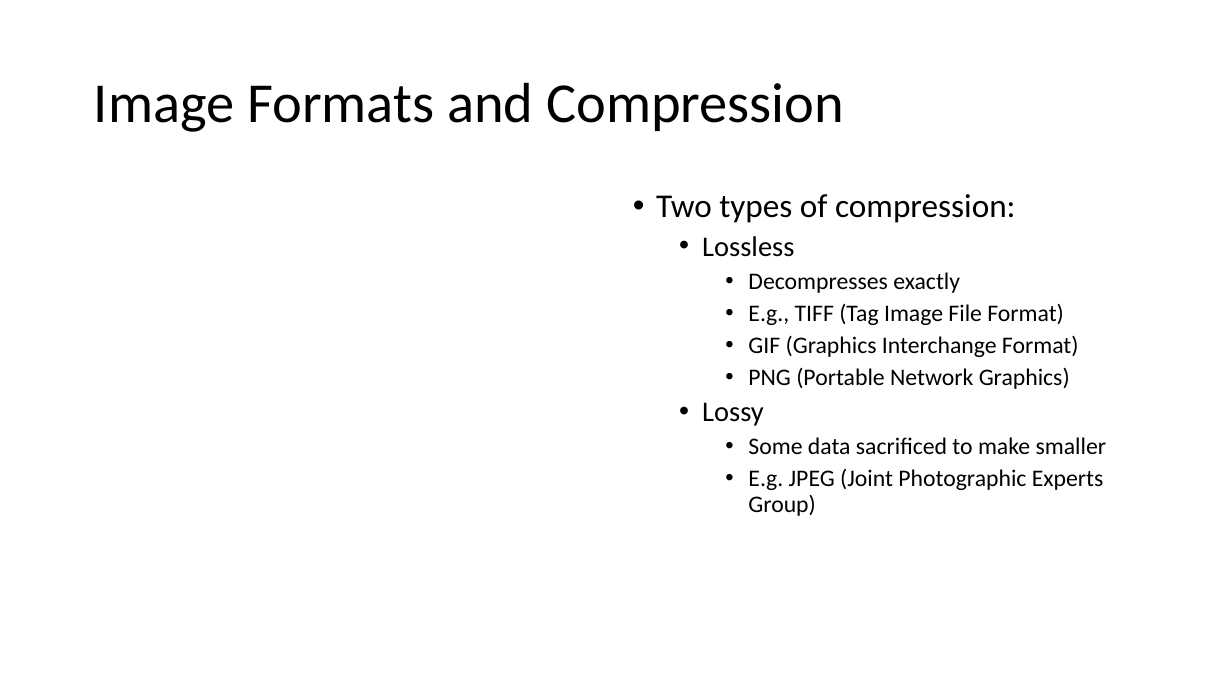
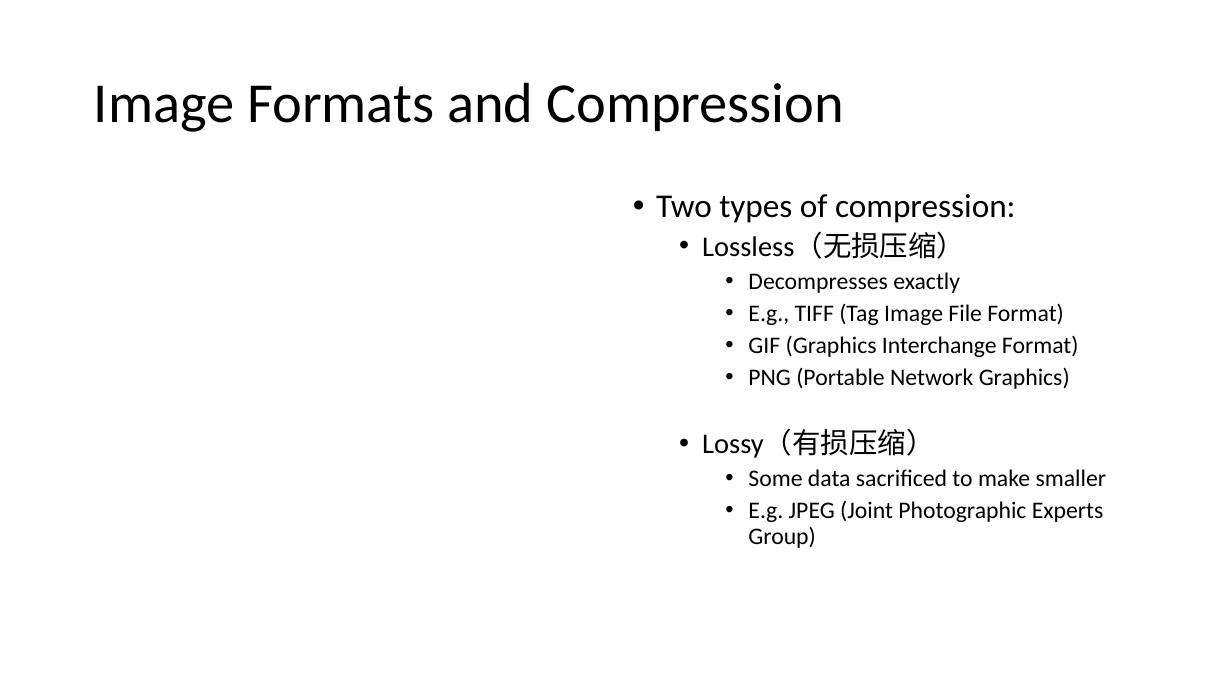
Before and after one commit to vcboy1/Leeds, a slide deck: slide 39 of 26fall/1860/Lecture/Week1.3/Lecture 1.3.1.pptx. Drawn at 1232x693 pixels with LibreOffice and Linux fonts; fonts in the diff are those of the drawing; grey boxes stand for pictures; background and template pictures are left out. Boxes give left, top, right and bottom in pixels: in the first picture for what was removed or moved away, otherwise in the second. Text is boxed around its words. In the diff, an @@ line names an element or a change of style, - is before the commit and + after.

```diff
--- a/26fall/1860/Lecture/Week1.3/Lecture 1.3.1.pptx
+++ b/26fall/1860/Lecture/Week1.3/Lecture 1.3.1.pptx
@@ text at (702, 232, 965, 259): text changed @@
-  • Lossless
+  • Lossless（无损压缩）
@@ text at (702, 429, 935, 458): text changed @@
-  • Lossy
+  • Lossy（有损压缩）
```
Also in this commit, not shown: 6 other slides changed, 13 other files.
